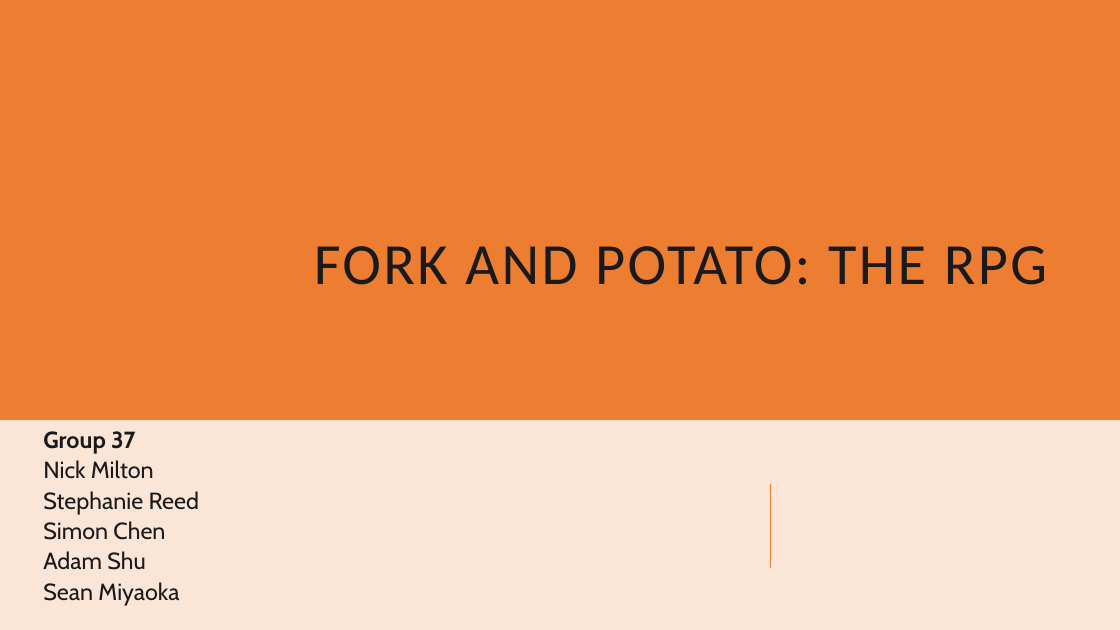
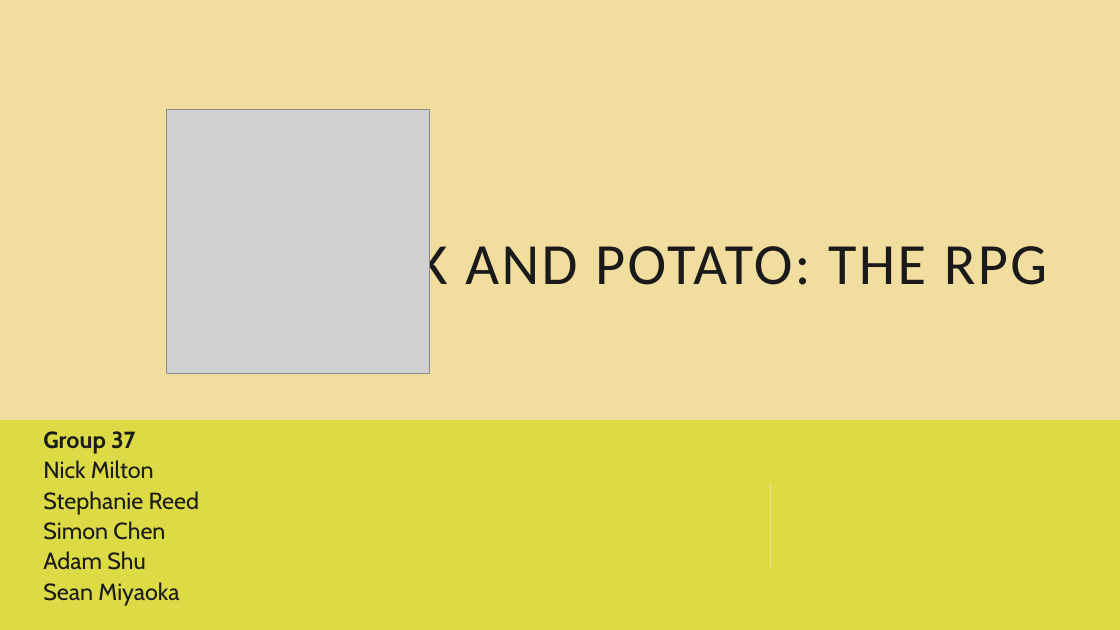
Before and after one commit to smiyaoka/forkPotatoDOC, a slide deck: slide 1 of ForkandPotatoUI.pptx. Drawn at 1120x630 pixels with LibreOffice and Linux fonts; fonts in the diff are those of the drawing; grey boxes stand for pictures. Boxes give left, top, right and bottom in pixels: in the first picture for what was removed or moved away, otherwise in the second. Text is boxed around its words. In the diff, an @@ line names an element or a change of style, - is before the commit and + after.

```diff
--- a/ForkandPotatoUI.pptx
+++ b/ForkandPotatoUI.pptx
@@ background #FBE5D6 to #DCDB45 @@
@@ rectangle at [0,0,1120,420]: fill #ED7D31 to #F1DD9E @@
@@ picture added at [166,110,430,374] @@
@@ line (770, 568) - (770, 484): stroke #ED7D31 1.5 pt to #F1DD9E 1.5 pt @@
```
Also in this commit, not shown: 7 other slides changed, 4 slides added, 2 slides removed.
